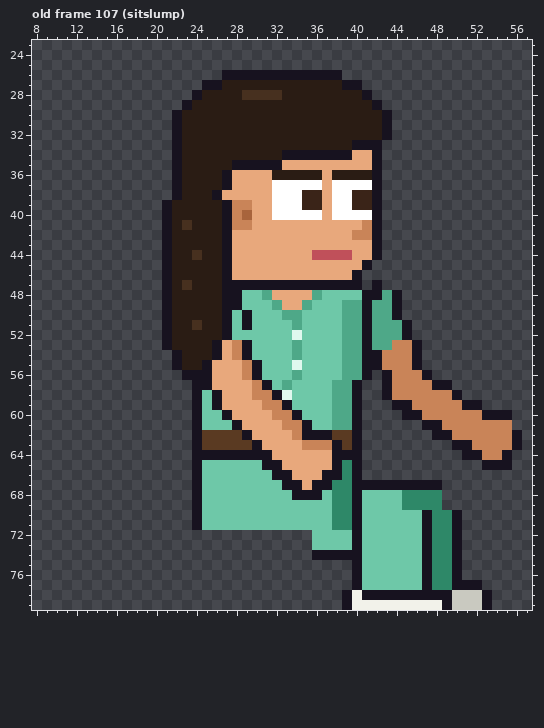
File history of a pixel-art file, sprites/clients/client_dentrec_b_right_anim.aseprite. The first picture shows the starting point.
64x80 pixels, 129 frames. Colours within 5 levels of each other are drawn and written as one. Shown: old frame 107 (sitslump): x 8..57, y 23..79. The commit also changed other frames, which this record leaves out.
After the commit:
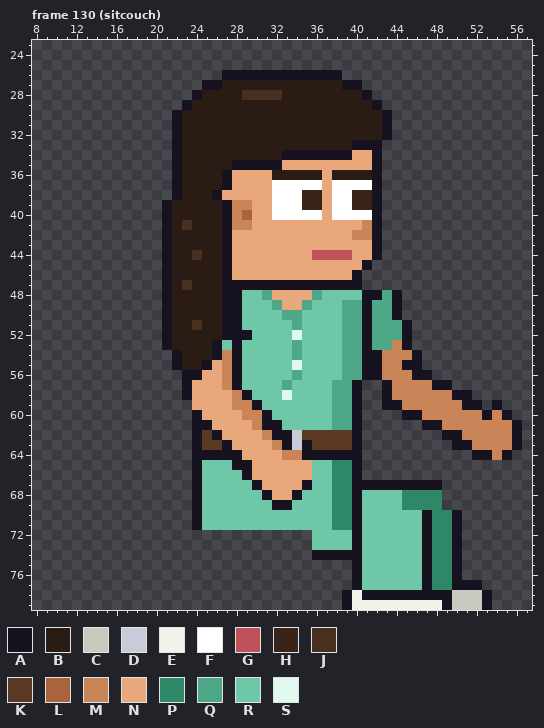
Palette (. is transparent): A #17121f  B #2a1c14  C #c9c9c0  D #c8ccd8  E #f2f2ea  F #ffffff  G #c0505a  H #3a2418  J #47301f  K #5a3a22  L #a8643c  M #c98458  N #e8a87c  P #2e8868  Q #4ea888  R #6ec8a8  S #e0f8ee
A new or re-ordered frame is compared with the old frame closest to it.
The edit:
frames 129 -> 135
Frame 130 (sitcouch) is new; against old frame 107 (sitslump), layers "Near Arm", "Back Arm":
y 47: x 42 A -> .
y 50..51: x 28..29 RA -> AR
y 52: x 28..29 RR -> AA
y 53: x 27..29 NMA -> RAR; x 45..46 MA -> A.
y 54: x 27..29 NMA -> MAR
y 55: x 27..30 NNMA -> MARR; x 45 M -> A
y 56: x 25 A -> N; x 27..30 NNMA -> MARR; x 42..43 .A -> AM; x 46 M -> A
y 57: x 23..25 .AA -> ANN; x 27..31 NNNMA -> MARRR
y 58: x 23..26 .ARA -> ANNN; x 28..32 NNMMA -> MARRR; x 51 . -> A
y 59: x 24..26 ARA -> NNN; x 28..33 NNNMMA -> MMARRR; x 43 . -> A; x 45 A -> M; x 54 . -> A
y 60: x 25..27 RRA -> NNN; x 29..34 NNNMMA -> MMARRR; x 54 A -> M
y 61: x 25..28 RRRA -> ANNN; x 30..35 NNNMMA -> MAARRR; x 56 . -> A
y 62: x 26..29 KKKA -> ANNN; x 31..37 NNNMAAA -> MAADKKK; x 48 A -> .; x 50 M -> A
y 63: x 27..30 KKKA -> ANNN; x 32..38 NNNMMMA -> MADAKKK
y 64: x 29..31 AAA -> NNN; x 33..37 NNNNN -> MMAAA; x 51 A -> .; x 53 M -> A
y 65: x 28..32 RRRAA -> AANNN; x 36..38 NNA -> RRP; x 53..55 AAA -> ...
y 66: x 29..33 RRRAA -> ANNNN; x 36..38 NAA -> RRP
y 67: x 30..37 RRRAANAA -> ANNNNARR
y 68: x 31..33 RRR -> ANN; x 35..36 AA -> RR
y 69: x 32..33 RR -> AA
Pixel boxes of the changes (left, top, right, bottom) in both pictures:
erased: (372, 280, 382, 290)
changed: (182, 310, 522, 510)
